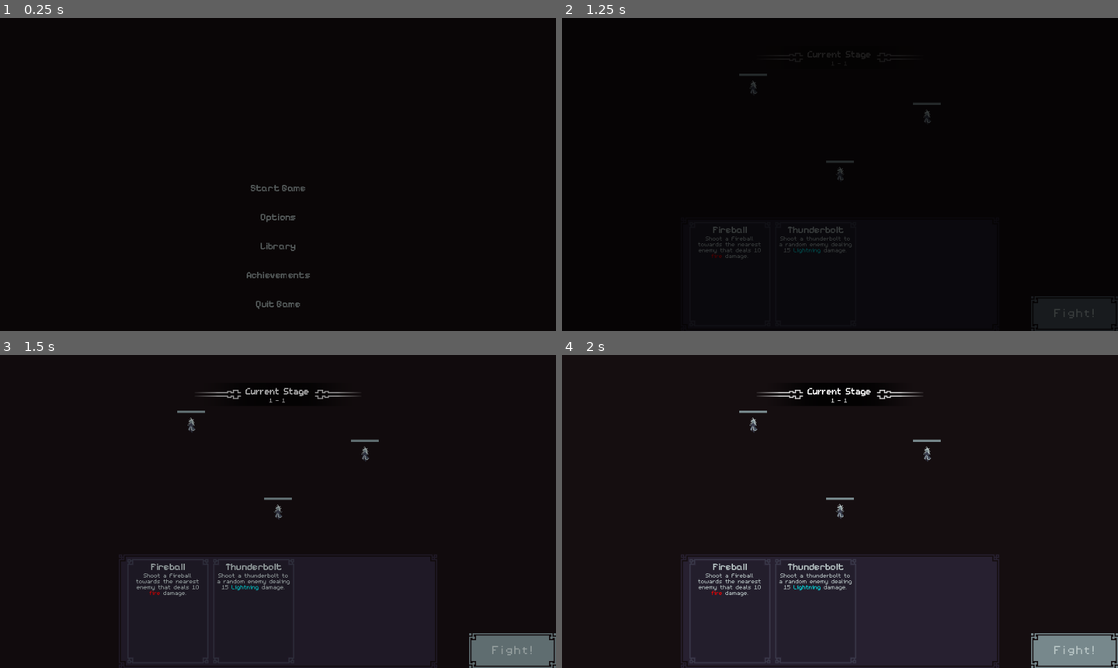
Above: before the commit, frames 1-4 (two rows, left to right).
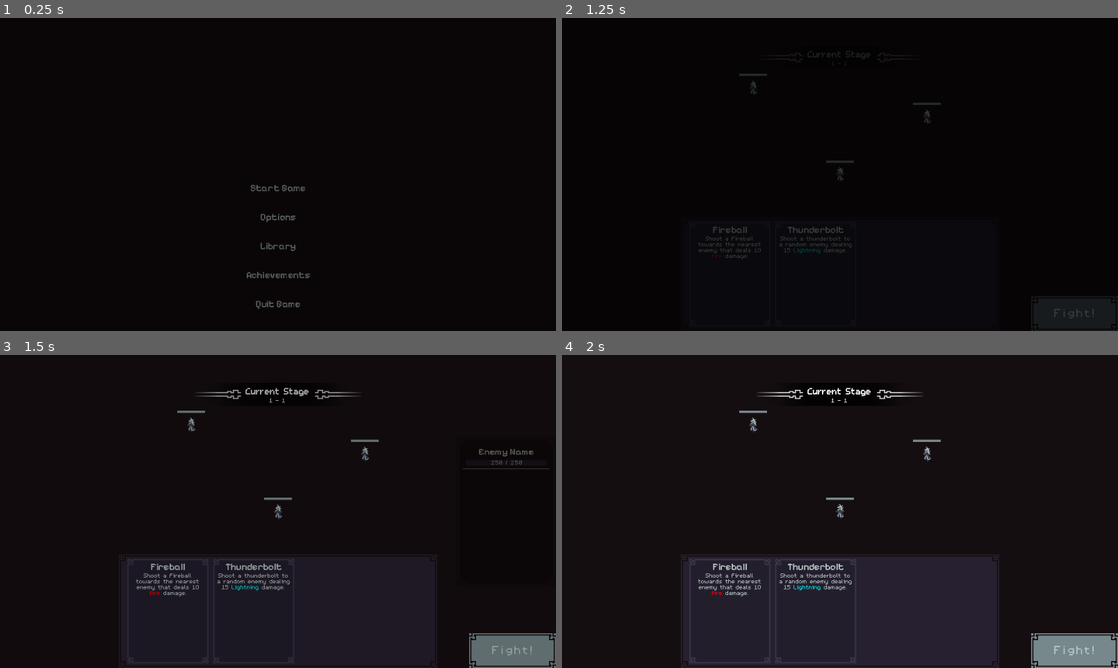
Above: after the commit, the same moments.

Repository: Jelmerrr/Grimoire
Game: Godot game, scene res://Scenes/TitleScreenScene.tscn
The game is run twice, just before and just after one commit, with the same random seed, the same clock (stepped at 60 frames per second) and the same inputs.
Inputs:
- Up to frame 1 (0.25 s): no input
- Up to frame 2 (1.25 s): click "Start Game" at 0.5 s
- Up to frame 3 (1.5 s): click "Fight!" at 1.25 s
- Up to frame 4 (2 s): no input

Frames 1-2 are identical in both runs. In frame 3, 0.2% of the frame differs, in the area x 83-99%, y 30-37%; in frame 4, nothing differs.

Commit message:
Updated enemy tooltip functionality

Diff:
--- a/Scripts/Controllers/EnemyTooltipUIController.gd
+++ b/Scripts/Controllers/EnemyTooltipUIController.gd
@@ -14,6 +14,7 @@
 func _ready() -> void:
 	modulate.a = 0.0
 	SignalBus.ShowEnemyTooltip.connect(show_tooltip)
+	SignalBus.Start_Combat.connect(hide_tooltip)
 
 func show_tooltip(currentHealth: int, maxHealth: int, enemyResource: BaseEnemyResource) -> void:
 	for page in page_showcase.get_children():
